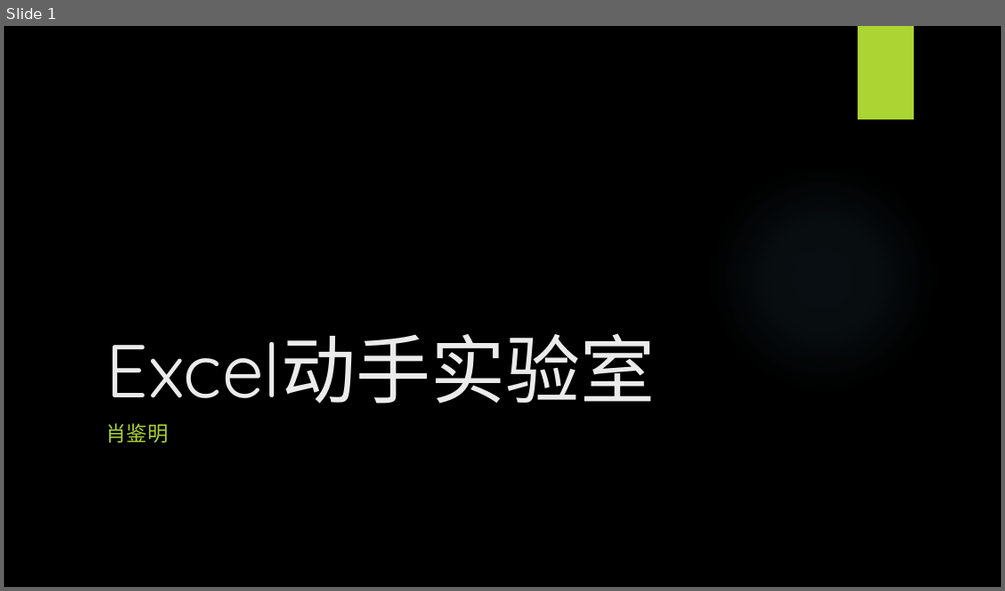
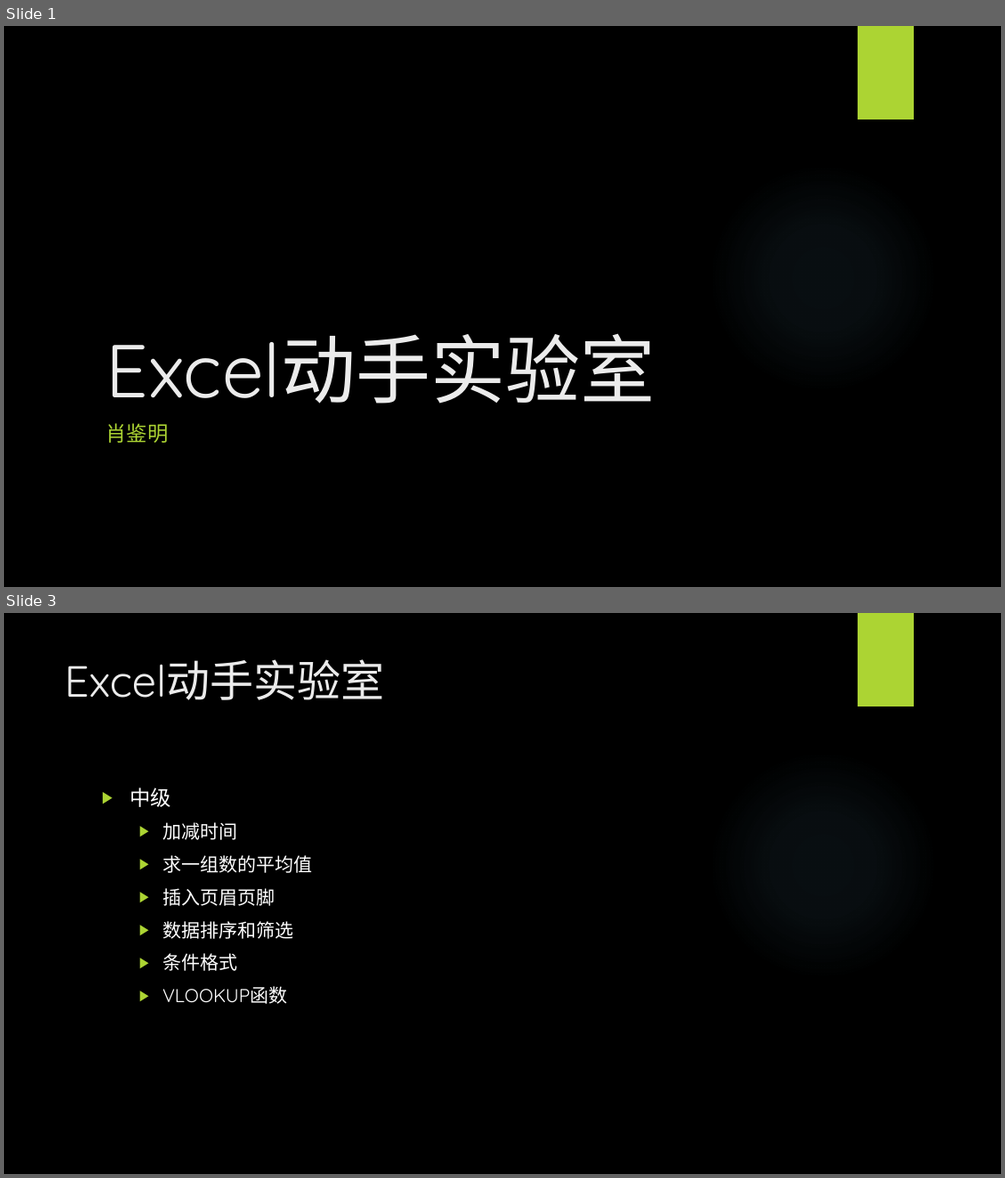
Before and after one commit to BigEgg/OfficeTraining, a slide deck: Excel动手实验室.pptx. Shown one above the other, each under a label of ours: slide 1 before the commit, slides 1 and 3 after it; the slides between them are not shown. The pictures are 1005x591 and 1005x1178 pixels, drawn with LibreOffice and Linux fonts; fonts in the diff are those of the drawing; background and template pictures are left out. Boxes give left, top, right and bottom in pixels: in the first picture for what was removed or moved away, otherwise in the second. Text is boxed around its words. In the diff, an @@ line names an element or a change of style, - is before the commit and + after.

```diff
--- a/Excel动手实验室.pptx
+++ b/Excel动手实验室.pptx
@@ slide 3 added at (4, 613, 1001, 1174), background picture (left out); not listed: 2 template elements that a slide beside it also shows @@
@@ title added at (65, 659, 385, 700), 42 pt, text #EBEBEB @@
+Excel动手实验室
@@ text added at (129, 787, 312, 1004), 18 pt, text #FFFFFF @@
+▶ 中级
+  ▶ 加减时间
+  ▶ 求一组数的平均值
+  ▶ 插入页眉页脚
+  ▶ 数据排序和筛选
+  ▶ 条件格式
+  ▶ VLOOKUP函数
```
Also in this commit, not shown: 1 slide changed, 1 other slide added.
